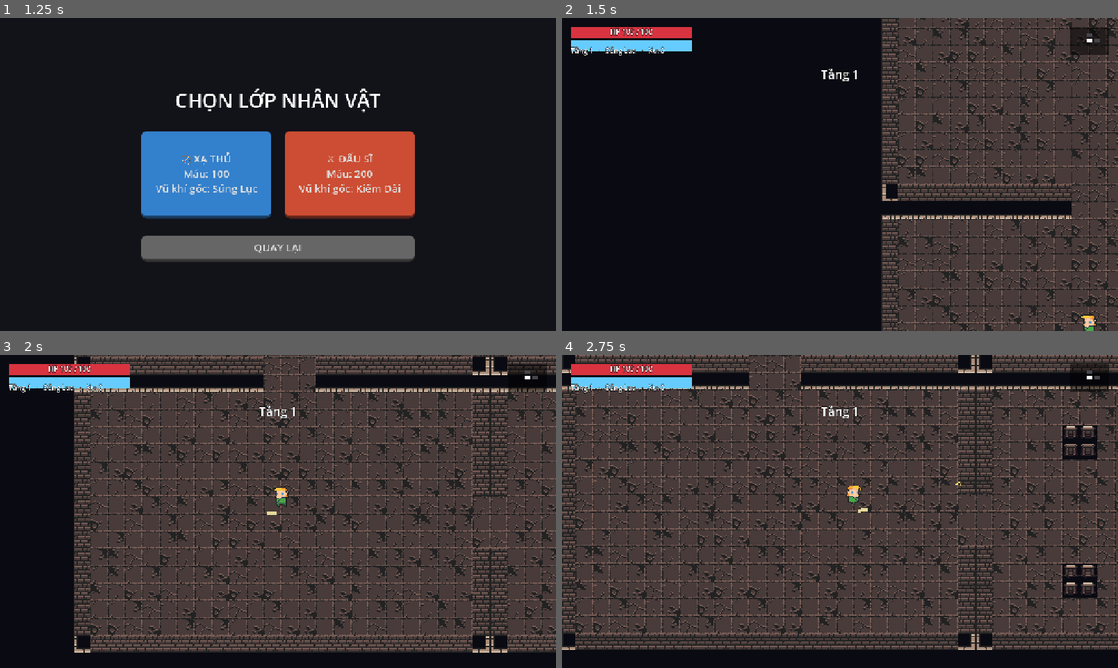
Above: before the commit, frames 1-4 (two rows, left to right).
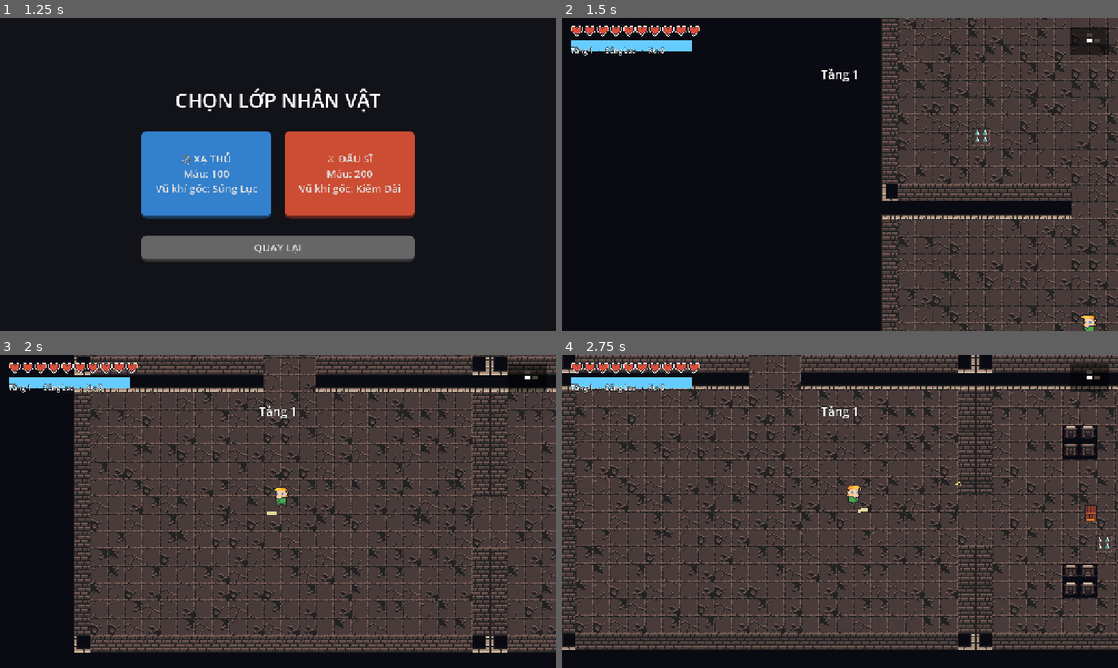
Above: after the commit, the same moments.

Repository: halo07-pixel/dungeon-raider-godot
Game: Godot game, scene res://scenes/main_menu.tscn
Same seed, same stepped clock (60 frames per second), same inputs: the game is played once before the commit and once after it.
Inputs (mouse positions are in pixels of both pictures, inside the frame that each line leads up to):
- Up to frame 1 (1.25 s): click "BẮT ĐẦU TRÒ CHƠI" at 0.5 s
- Up to frame 2 (1.5 s): click "🏹 XẠ THỦ Máu: 100 Vũ khí gốc:…" at 1.25 s
- Up to frame 3 (2 s): no input
- Up to frame 4 (2.75 s): tap Enter (confirm) at 2, 2.1 s; move the mouse to (962, 495) at 2.02 s; hold D (move_right) from 2.03 s (still down); click (962, 495) at 2.17 s

Frame 1 is identical in both runs. In frame 2, 5.5% of the frame differs, in the area x 1-100%, y 0-59%; in frame 3, 1.0%; in frame 4, 1.1%.

Commit message:
Hướng A: hoàn thiện polish hình ảnh còn lại với asset 0x72
- HUD: thay thanh máu ProgressBar bằng hệ thống 10 tim (full/half/empty)
  dùng ui_heart_*.png, luôn hiện đúng 10 tim bất kể HP tối đa của class.
- Pickup: coin dùng animation xoay 4 khung (coin_anim), heal dùng
  flask_red.png; weapon/portal vẫn giữ _draw() code cũ vì cần hiển thị
  màu độ hiếm / tên vũ khí / hiệu ứng động mà asset tĩnh không truyền tải.
- Phòng Kho báu: thêm rương (chest_full_open_anim) trang trí dưới vũ khí.
- Bẫy gai sàn mới (spike_trap.gd): chu kỳ an toàn/nguy hiểm dùng
  floor_spikes_anim, gây sát thương định kỳ khi người chơi đứng lên lúc
  gai bung ra (tận dụng khung bất tử có sẵn của player nên không bị trừ
  máu liên tục). Spawn ngẫu nhiên ở phòng thường.
- Thùng gỗ (crate.png) trang trí ngẫu nhiên ở phòng thường, không va
  chạm, chỉ tăng đa dạng hình ảnh.
- Minimap: đồng bộ màu theo tông đá/gỗ ấm của bộ pixel-art, thêm màu
  riêng cho phòng Start.

Đã tự kiểm tra qua Godot headless (screenshot thật + test cơ chế sát
thương bẫy gai + smoke test đi qua toàn bộ 6 phòng bao gồm Boss/Kho báu)
trước khi commit, theo đúng quy trình đã thống nhất.

Co-Authored-By: Claude Sonnet 5 <noreply@anthropic.com>
Claude-Session: https://claude.ai/code/session_01JGPvQEUH9tvNi1JLfwV4JP

Diff:
--- a/scenes/pickup.tscn
+++ b/scenes/pickup.tscn
@@ -12,3 +12,7 @@
 
 [node name="Shape" type="CollisionShape2D" parent="."]
 shape = SubResource("CircleShape2D_p")
+
+[node name="Sprite" type="AnimatedSprite2D" parent="."]
+texture_filter = 1
+centered = true
--- a/scripts/dungeon.gd
+++ b/scripts/dungeon.gd
@@ -9,6 +9,7 @@
 const ENEMY = preload("res://scenes/enemy.tscn")
 const BOSS = preload("res://scenes/boss.tscn")
 const PICKUP = preload("res://scenes/pickup.tscn")
+const SpikeTrapScript = preload("res://scripts/spike_trap.gd")
 
 const CELL_W: int = 24
 const CELL_H: int = 16
@@ -244,6 +245,10 @@
 			for dx in 2:
 				for dy in 2:
 					floor_layer.set_cell(o + spots[i] + Vector2i(dx, dy), 0, T_PILLAR)
+		if randf() < 0.5:
+			_spawn_crate_decor(cell, randi_range(1, 2))
+		if randf() < 0.4:
+			_spawn_spike_traps(cell, randi_range(1, 2))
 	# Vùng kích hoạt phòng (Area2D + signal body_entered), thụt vào 2 tile để người chơi vào hẳn mới khoá cửa
 	var area := Area2D.new()
 	area.collision_layer = 0
@@ -342,7 +347,8 @@
 				rarity = "rare"
 
 			# Nối ID vũ khí và độ hiếm bằng dấu ":"
-			_spawn_pickup("weapon", chosen_weapon + ":" + rarity, room_center(cell))
+			_spawn_pickup("weapon", chosen_weapon + ":" + rarity, room_center(cell) + Vector2(0.0, -24.0))
+			_spawn_chest_decor(room_center(cell) + Vector2(0.0, 10.0))
 			Global.message.emit("Phòng Kho Báu!", Color(1.0, 0.85, 0.3))
 		_:
 			room["cleared"] = true
@@ -470,6 +476,46 @@
 			_spawn_pickup("heal", "", room_center(cell))
 
 
+## Rương trang trí (tĩnh, không va chạm) đặt dưới vũ khí trong phòng Kho báu — chỉ để đẹp,
+## vật phẩm thật vẫn là Pickup "weapon" phía trên, nhặt theo logic cũ không đổi.
+func _spawn_chest_decor(pos: Vector2) -> void:
+	var spr := Sprite2D.new()
+	var img := Image.new()
+	if img.load("res://assets/dungeon/chest_full_open_anim_f0.png") != OK:
+		return
+	spr.texture = ImageTexture.create_from_image(img)
+	spr.texture_filter = CanvasItem.TEXTURE_FILTER_NEAREST
+	spr.scale = Vector2(2.0, 2.0)
+	entities.add_child(spr)
+	spr.global_position = pos
+
+
+## Thùng gỗ trang trí — chỉ tăng đa dạng hình ảnh cho phòng thường, không va chạm,
+## không ảnh hưởng gameplay (giống rương trang trí, nhưng dùng vị trí sàn trống ngẫu nhiên).
+func _spawn_crate_decor(cell: Vector2i, count: int) -> void:
+	for i in count:
+		var pos: Vector2 = _random_floor_pos(cell, Vector2(-99999.0, -99999.0), 0.0)
+		var spr := Sprite2D.new()
+		var img := Image.new()
+		if img.load("res://assets/dungeon/crate.png") != OK:
+			return
+		spr.texture = ImageTexture.create_from_image(img)
+		spr.texture_filter = CanvasItem.TEXTURE_FILTER_NEAREST
+		spr.scale = Vector2(1.6, 1.6)
+		entities.add_child(spr)
+		spr.global_position = pos
+
+
+## Bẫy gai sàn — xem scripts/spike_trap.gd để biết chu kỳ an toàn/nguy hiểm và sát thương.
+func _spawn_spike_traps(cell: Vector2i, count: int) -> void:
+	for i in count:
+		var pos: Vector2 = _random_floor_pos(cell, Vector2(-99999.0, -99999.0), 0.0)
+		var trap := Area2D.new()
+		trap.set_script(SpikeTrapScript)
+		entities.add_child(trap)
+		trap.global_position = pos
+
+
 func _spawn_pickup(kind: String, extra: String, pos: Vector2) -> void:
 	var p = PICKUP.instantiate()
 	p.setup(kind, extra)
--- a/scripts/hud.gd
+++ b/scripts/hud.gd
@@ -4,8 +4,10 @@
 
 const MinimapScript = preload("res://scripts/minimap.gd")
 
-var hp_bar: ProgressBar
-var hp_label: Label
+var hearts_box: HBoxContainer
+var heart_icons: Array = []
+var heart_tex: Dictionary = {}
+var _hearts_max_hp: float = -1.0
 var dodge_bar: ProgressBar
 var info_label: Label
 var boss_box: Control
@@ -33,9 +35,7 @@
 	var p = Global.player
 	if not is_instance_valid(p):
 		return
-	hp_bar.max_value = float(p.max_hp)
-	hp_bar.value = float(p.hp)
-	hp_label.text = "HP %d / %d" % [p.hp, p.max_hp]
+	_update_hearts(float(p.hp), float(p.max_hp))
 	dodge_bar.value = p.dodge_ratio() * 100.0
 
 	var w_name = "Chưa có"
@@ -95,9 +95,47 @@
 	parent.add_child(b)
 	return b
 
+## Nạp 3 trạng thái tim (đầy/nửa/rỗng) từ asset 0x72 — dùng chung 1 lần cho mọi icon.
+func _load_heart_tex() -> void:
+	for state in ["full", "half", "empty"]:
+		var img := Image.new()
+		if img.load("res://assets/dungeon/ui_heart_%s.png" % state) == OK:
+			heart_tex[state] = ImageTexture.create_from_image(img)
+
+
+## Mỗi tim đại diện 1/10 máu tối đa — luôn hiện đúng 10 tim bất kể HP gốc bao nhiêu
+## (Xạ Thủ 100 HP hay Đấu Sĩ 200 HP đều hiện 10 tim, chỉ khác "nặng" mỗi tim).
+func _update_hearts(hp: float, max_hp: float) -> void:
+	if max_hp <= 0.0:
+		return
+	if not is_equal_approx(max_hp, _hearts_max_hp):
+		_hearts_max_hp = max_hp
+		for h in heart_icons:
+			h.queue_free()
+		heart_icons.clear()
+		for i in 10:
+			var t := TextureRect.new()
+			t.custom_minimum_size = Vector2(28.0, 28.0)
+			t.stretch_mode = TextureRect.STRETCH_KEEP_ASPECT_CENTERED
+			t.texture_filter = CanvasItem.TEXTURE_FILTER_NEAREST
+			hearts_box.add_child(t)
+			heart_icons.append(t)
+	var per_heart: float = max_hp / 10.0
+	for i in heart_icons.size():
+		var fill: float = clampf((hp - float(i) * per_heart) / per_heart, 0.0, 1.0)
+		var state: String = "empty"
+		if fill >= 0.75: state = "full"
+		elif fill >= 0.25: state = "half"
+		if heart_tex.has(state):
+			heart_icons[i].texture = heart_tex[state]
+
+
 func _build_ui() -> void:
-	hp_bar = _bar(self, Vector2(20.0, 20.0), Vector2(280.0, 24.0), Color(0.85, 0.2, 0.25))
-	hp_label = _label(self, "HP", 16, Vector2(20.0, 20.0), Vector2(280.0, 24.0), HORIZONTAL_ALIGNMENT_CENTER)
+	_load_heart_tex()
+	hearts_box = HBoxContainer.new()
+	hearts_box.position = Vector2(20.0, 16.0)
+	hearts_box.add_theme_constant_override("separation", 2)
+	add_child(hearts_box)
 	dodge_bar = _bar(self, Vector2(20.0, 50.0), Vector2(280.0, 8.0), Color(0.4, 0.8, 1.0))
 	dodge_bar.max_value = 100.0
 	info_label = _label(self, "", 16, Vector2(20.0, 64.0), Vector2(500.0, 26.0))
--- a/scripts/minimap.gd
+++ b/scripts/minimap.gd
@@ -24,11 +24,14 @@
 					known = true
 		if not known:
 			continue
-		var col: Color = Color(0.5, 0.5, 0.55)
+		# Màu đồng bộ tông đá/gỗ ấm của bộ asset pixel-art 0x72 thay vì xám-xanh trung tính cũ.
+		var col: Color = Color(0.55, 0.47, 0.42)
 		if room["type"] == "boss":
-			col = Color(0.9, 0.2, 0.2)
+			col = Color(0.85, 0.25, 0.25)
 		elif room["type"] == "treasure":
-			col = Color(1.0, 0.85, 0.3)
+			col = Color(0.95, 0.8, 0.3)
+		elif room["type"] == "start":
+			col = Color(0.35, 0.75, 0.85)
 		if not room["visited"]:
 			col = col.darkened(0.45)
 		if c == dungeon.current_cell:
--- a/scripts/pickup.gd
+++ b/scripts/pickup.gd
@@ -1,5 +1,7 @@
 extends Area2D
 ## Vật phẩm / cổng: kind = coin | heal | weapon | portal. Nhặt bằng signal body_entered.
+
+@onready var sprite: AnimatedSprite2D = $Sprite
 
 var kind: String = "coin"
 var extra: String = ""
@@ -26,12 +28,43 @@
 	if kind == "portal":
 		set_deferred("monitoring", false)
 		get_tree().create_timer(1.0).timeout.connect(_arm)
+	_setup_sprite()
+
+
+## "coin" và "heal" dùng sprite 0x72 thật; "weapon"/"portal" vẫn vẽ bằng code vì
+## cần thể hiện màu độ hiếm / tên vũ khí / hiệu ứng cổng mà asset tĩnh không truyền tải được.
+func _setup_sprite() -> void:
+	match kind:
+		"coin":
+			var frames := SpriteFrames.new()
+			frames.add_animation("spin")
+			frames.set_animation_speed("spin", 8.0)
+			frames.set_animation_loop("spin", true)
+			for i in 4:
+				var img := Image.new()
+				if img.load("res://assets/dungeon/coin_anim_f%d.png" % i) == OK:
+					frames.add_frame("spin", ImageTexture.create_from_image(img))
+			sprite.sprite_frames = frames
+			sprite.scale = Vector2(1.5, 1.5)
+			sprite.play("spin")
+		"heal":
+			var frames := SpriteFrames.new()
+			var img := Image.new()
+			if img.load("res://assets/dungeon/flask_red.png") == OK:
+				frames.add_frame("default", ImageTexture.create_from_image(img))
+			sprite.sprite_frames = frames
+			sprite.scale = Vector2(1.8, 1.8)
+			sprite.play("default")
+		_:
+			sprite.visible = false
 
 func _arm() -> void:
 	monitoring = true
 
 func _process(delta: float) -> void:
 	_t += delta
+	var bob: float = sin(_t * 5.0) * 3.0
+	sprite.position.y = bob
 	queue_redraw()
 
 func _on_body_entered(body: Node) -> void:
@@ -56,13 +89,6 @@
 func _draw() -> void:
 	var bob: float = sin(_t * 5.0) * 3.0
 	match kind:
-		"coin":
-			draw_circle(Vector2(0.0, bob), 7.0, Color(1.0, 0.85, 0.2))
-			draw_circle(Vector2(0.0, bob), 4.0, Color(1.0, 0.95, 0.5))
-		"heal":
-			draw_circle(Vector2(0.0, bob), 11.0, Color(0.15, 0.5, 0.2))
-			draw_rect(Rect2(-2.5, bob - 7.0, 5.0, 14.0), Color(0.4, 1.0, 0.5))
-			draw_rect(Rect2(-7.0, bob - 2.5, 14.0, 5.0), Color(0.4, 1.0, 0.5))
 		"weapon":
 			var w: Dictionary = Global.weapons[weapon_id]
 			var r_data: Dictionary = Global.rarities[weapon_rarity]
--- /dev/null
+++ b/scripts/spike_trap.gd
@@ -0,0 +1,70 @@
+extends Area2D
+## Bẫy gai sàn (phong cách Soul Knight): lặp vòng AN TOÀN -> NGUY HIỂM -> AN TOÀN.
+## Gây sát thương định kỳ cho người chơi khi đang đứng lên lúc gai đang bung ra (frame 2-3).
+## Dựng hoàn toàn bằng code (giống _spawn_chest_decor trong dungeon.gd) nên không cần file .tscn riêng.
+
+var sprite: AnimatedSprite2D
+var _t: float = 0.0
+var player_inside: bool = false
+
+const CYCLE: float = 2.4
+const DANGER_START: float = 1.2
+const DANGER_END: float = 2.0
+const DAMAGE: int = 8
+
+func _ready() -> void:
+	collision_layer = 0
+	collision_mask = Global.L_PLAYER
+	var shape := CollisionShape2D.new()
+	var rect := RectangleShape2D.new()
+	rect.size = Vector2(22.0, 22.0)
+	shape.shape = rect
+	add_child(shape)
+
+	sprite = AnimatedSprite2D.new()
+	sprite.texture_filter = CanvasItem.TEXTURE_FILTER_NEAREST
+	sprite.scale = Vector2(2.0, 2.0)   # texture gốc 16px, khớp Global.TILE=32px
+	add_child(sprite)
+	var frames := SpriteFrames.new()
+	frames.add_animation("cycle")
+	frames.set_animation_loop("cycle", false)
+	for i in 4:
+		var img := Image.new()
+		if img.load("res://assets/dungeon/floor_spikes_anim_f%d.png" % i) == OK:
+			frames.add_frame("cycle", ImageTexture.create_from_image(img))
+	sprite.sprite_frames = frames
+	sprite.animation = "cycle"
+	sprite.frame = 0
+
+	_t = randf() * CYCLE   # lệch pha ngẫu nhiên để các bẫy không bung cùng lúc
+	body_entered.connect(_on_body_entered)
+	body_exited.connect(_on_body_exited)
+
+
+func _on_body_entered(b: Node) -> void:
+	if b.is_in_group("player"):
+		player_inside = true
+
+
+func _on_body_exited(b: Node) -> void:
+	if b.is_in_group("player"):
+		player_inside = false
+
+
+func _process(delta: float) -> void:
+	_t = fmod(_t + delta, CYCLE)
+	var danger: bool = _t >= DANGER_START and _t < DANGER_END
+	if _t < DANGER_START:
+		sprite.frame = 0
+	elif _t < DANGER_START + 0.2:
+		sprite.frame = 1
+	elif _t < DANGER_END - 0.2:
+		sprite.frame = 3
+	elif _t < DANGER_END:
+		sprite.frame = 2
+	else:
+		sprite.frame = 0
+	if danger and player_inside:
+		var p = Global.player
+		if is_instance_valid(p) and p.has_method("take_damage"):
+			p.take_damage(DAMAGE, global_position, 0.0)
